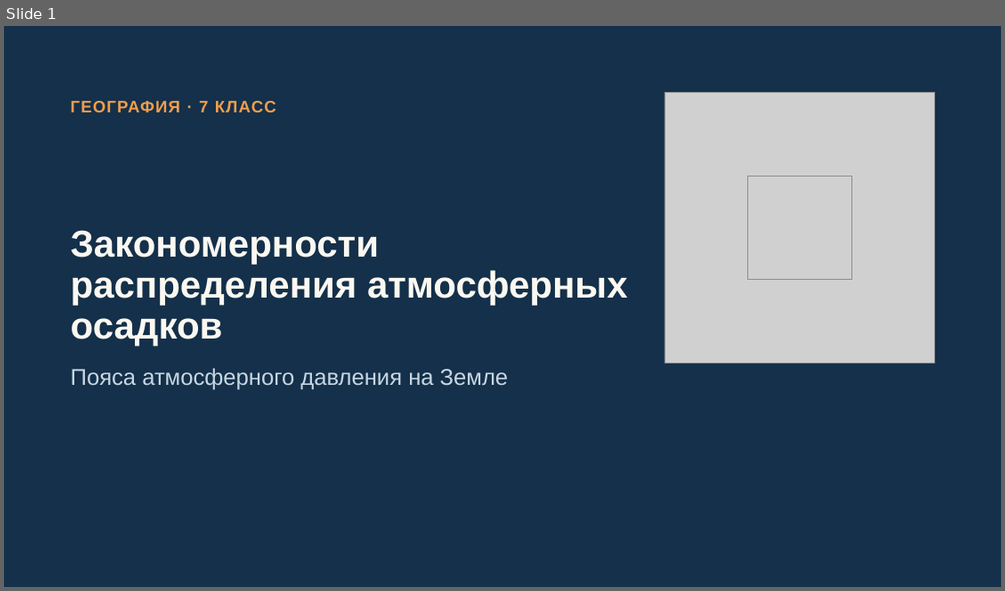
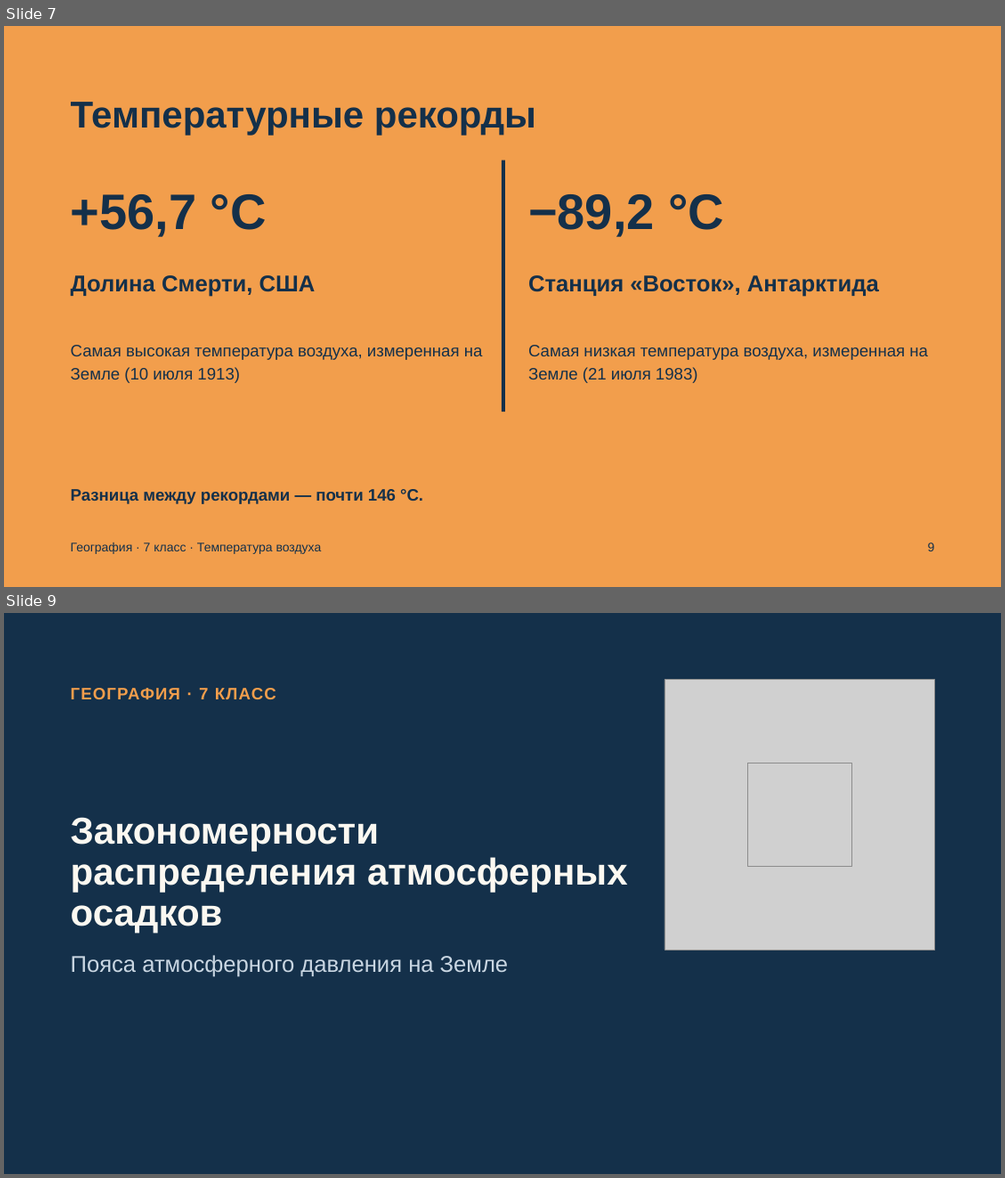
Before and after one commit to nmchv/web_wiki, a slide deck: files/slides/7/mv715b7i4z6-temperatura-osadki-davlenie.pptx. Shown one above the other, each under a label of ours: slide 1 before the commit, slides 7 and 9 after it; the slides between them are not shown. The pictures are 1005x591 and 1005x1178 pixels, drawn with LibreOffice and Linux fonts; fonts in the diff are those of the drawing; grey boxes stand for pictures. Boxes give left, top, right and bottom in pixels: in the first picture for what was removed or moved away, otherwise in the second. Text is boxed around its words. In the diff, an @@ line names an element or a change of style, - is before the commit and + after.

Commit message:
Загрузка: Температура. Осадки. Давление

```diff
--- a/files/slides/7/mv715b7i4z6-temperatura-osadki-davlenie.pptx
+++ b/files/slides/7/mv715b7i4z6-temperatura-osadki-davlenie.pptx
@@ slide 7 added at (4,26,1001,587), background #F29E4C @@
@@ text added at (71,102,536,135), 36 pt, text #14304A, bold @@
+Температурные рекорды
@@ rectangle added at (502,160,505,411), fill #14304A @@
@@ text added at (71,194,267,237), 48 pt, text #14304A, bold @@
++56,7 °C
@@ text added at (528,194,724,237), 48 pt, text #14304A, bold @@
+−89,2 °C
@@ text added at (71,275,316,297), 22 pt, text #14304A, bold @@
+Долина Смерти, США
@@ text added at (528,275,879,297), 22 pt, text #14304A, bold @@
+Станция «Восток», Антарктида
@@ text added at (71,345,483,383), 16 pt, text #14304A @@
+Самая высокая температура воздуха, измеренная на Земле (10 июля 1913)
@@ text added at (528,345,928,383), 16 pt, text #14304A @@
+Самая низкая температура воздуха, измеренная на Земле (21 июля 1983)
@@ text added at (71,489,423,504), 16 pt, text #14304A, bold @@
+Разница между рекордами — почти 146 °C.
@@ text added at (71,542,322,554), 12 pt, text #14304A @@
+География · 7 класс · Температура воздуха
@@ text added at (928,542,935,551), 12 pt, text #14304A @@
+9
@@ what was slide 1 is now slide 9 @@
```
Also in this commit, not shown: 1 slide changed, 7 other slides added.
